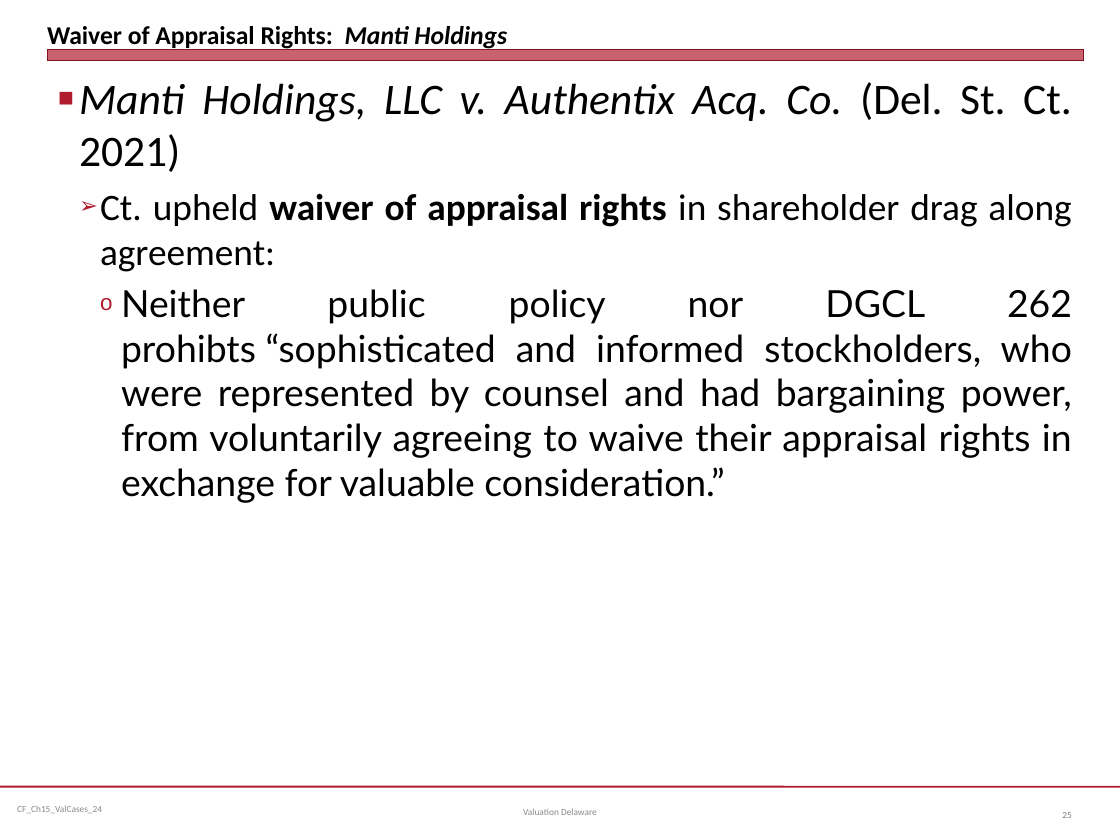
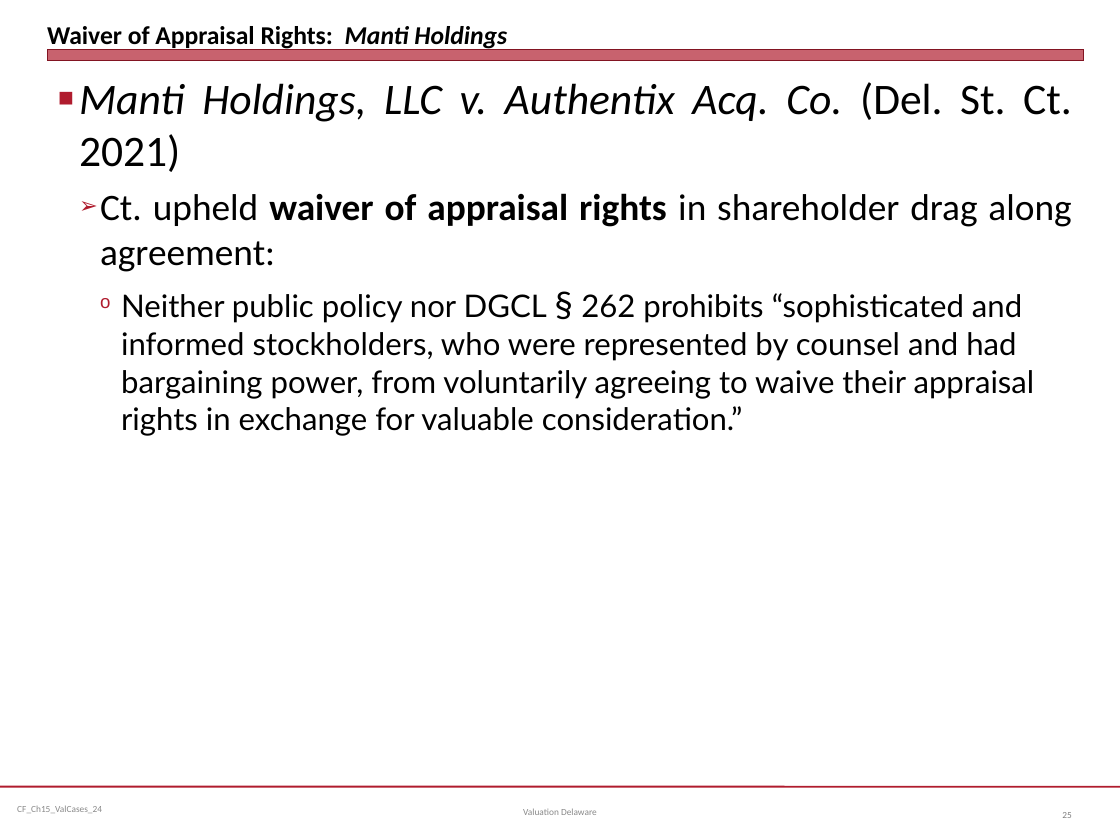
Before and after one commit to jmc877/Corporate-Finance, a slide deck: slide 25 of slides/CF_Ch15_ValCases_24.pptx. Drawn at 1120x840 pixels with LibreOffice and Linux fonts; fonts in the diff are those of the drawing. Boxes give left, top, right and bottom in pixels: in the first picture for what was removed or moved away, otherwise in the second. Text is boxed around its words. In the diff, an @@ line names an element or a change of style, - is before the commit and + after.

```diff
--- a/slides/CF_Ch15_ValCases_24.pptx
+++ b/slides/CF_Ch15_ValCases_24.pptx
@@ text at box(121, 293, 1035, 436): text changed; size 24 to 20 pt @@
-    o Neither public policy nor DGCL 262 prohibts “sophisticated and informed stockholders, who were represented by counsel and had bargaining power, from voluntarily agreeing to waive their appraisal rights in exchange for valuable consideration.”
+    o Neither public policy nor DGCL § 262 prohibits “sophisticated and informed stockholders, who were represented by counsel and had bargaining power, from voluntarily agreeing to waive their appraisal rights in exchange for valuable consideration.”
```
Also in this commit, not shown: 7 other slides changed, 3 slides added, 3 slides removed.
